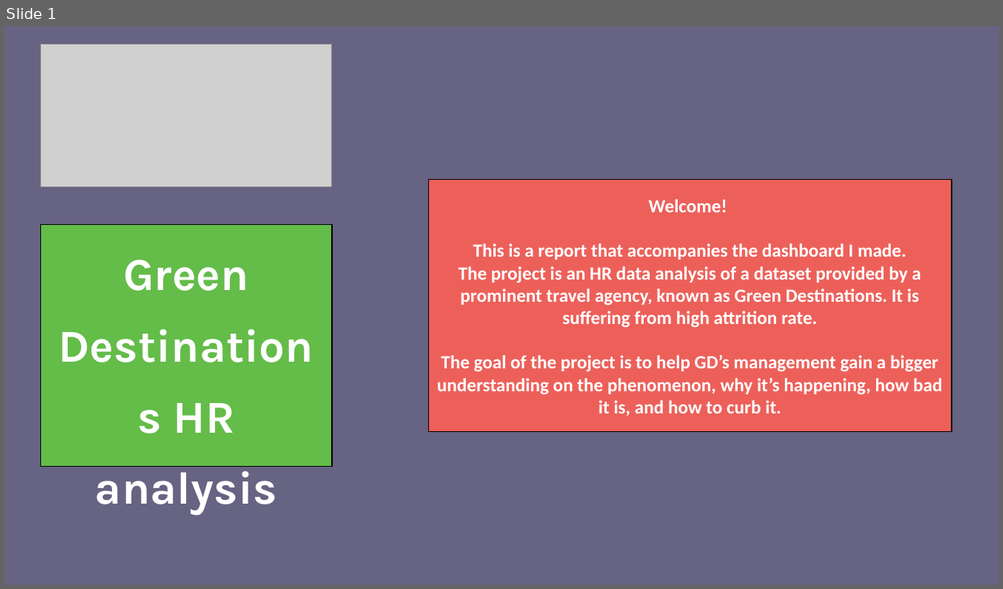
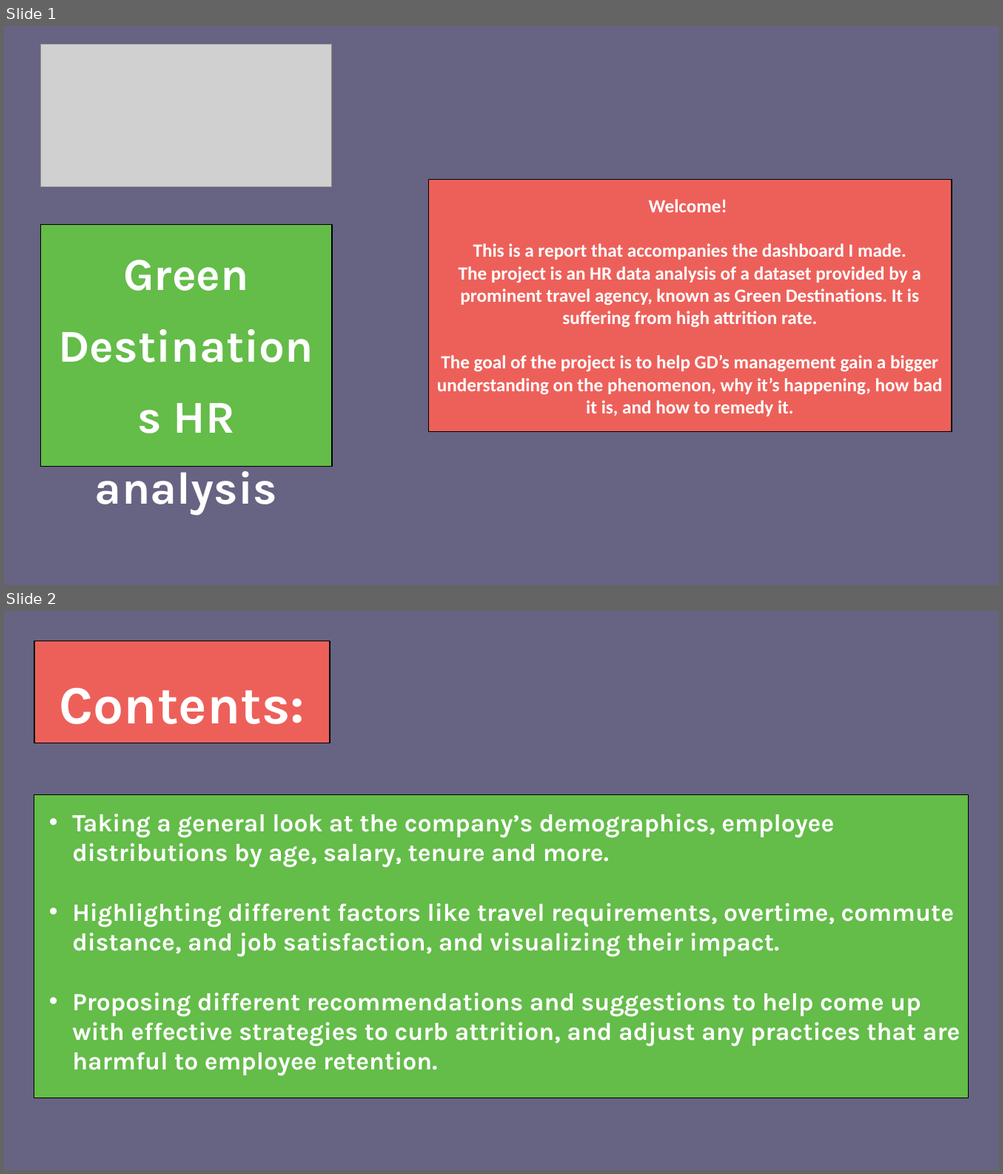
Before and after one commit to khaled-mehizel/HR-analysis, a slide deck: Report/GD HR report.pptx. Shown one above the other, each under a label of ours: slide 1 before the commit, slides 1 and 2 after it. The pictures are 1003x589 and 1003x1174 pixels, drawn with LibreOffice and Linux fonts; fonts in the diff are those of the drawing; grey boxes stand for pictures. Boxes give left, top, right and bottom in pixels: in the first picture for what was removed or moved away, otherwise in the second. Text is boxed around its words. In the diff, an @@ line names an element or a change of style, - is before the commit and + after.

```diff
--- a/Report/GD HR report.pptx
+++ b/Report/GD HR report.pptx
@@ slide 2 added at (x1=4, y1=611, x2=999, y2=1170), background #676382 @@
@@ rectangle added at (x1=34, y1=641, x2=330, y2=743), fill #ED605A, outline #000000 1 pt, 52 pt, text #FFFFFF, bold @@
+Contents:
@@ rectangle added at (x1=34, y1=795, x2=969, y2=1099), fill #64BC49, outline #000000 0.75 pt, 24 pt, text #FFFFFF, bold @@
+• Taking a general look at the company’s demographics, employee distributions by age, salary, tenure and more.
+• Highlighting different factors like travel requirements, overtime, commute distance, and job satisfaction, and visualizing their impact.
+• Proposing different recommendations and suggestions to help come up with effective strategies to curb attrition, and adjust any practices that are harmful to employee retention.
@@ slide 1 changed as well @@
@@ text in rectangle at (x1=437, y1=355, x2=942, y2=417): text changed @@
-The goal of the project is to help GD’s management gain a bigger understanding on the phenomenon, why it’s happening, how bad it is, and how to curb it.
+The goal of the project is to help GD’s management gain a bigger understanding on the phenomenon, why it’s happening, how bad it is, and how to remedy it.
```
Also in this commit, not shown: 7 other slides added, 6 slides removed, 4 other files.
